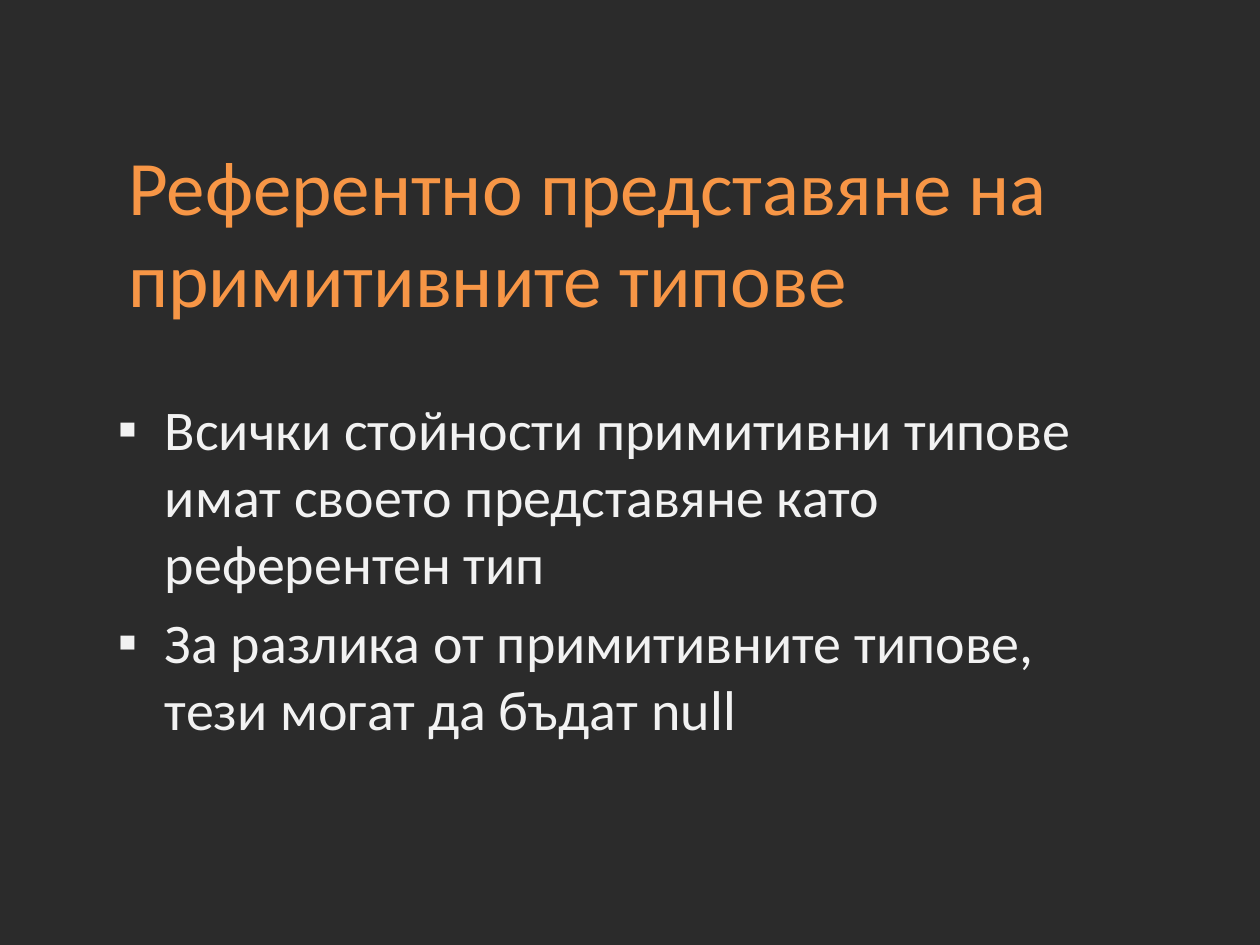
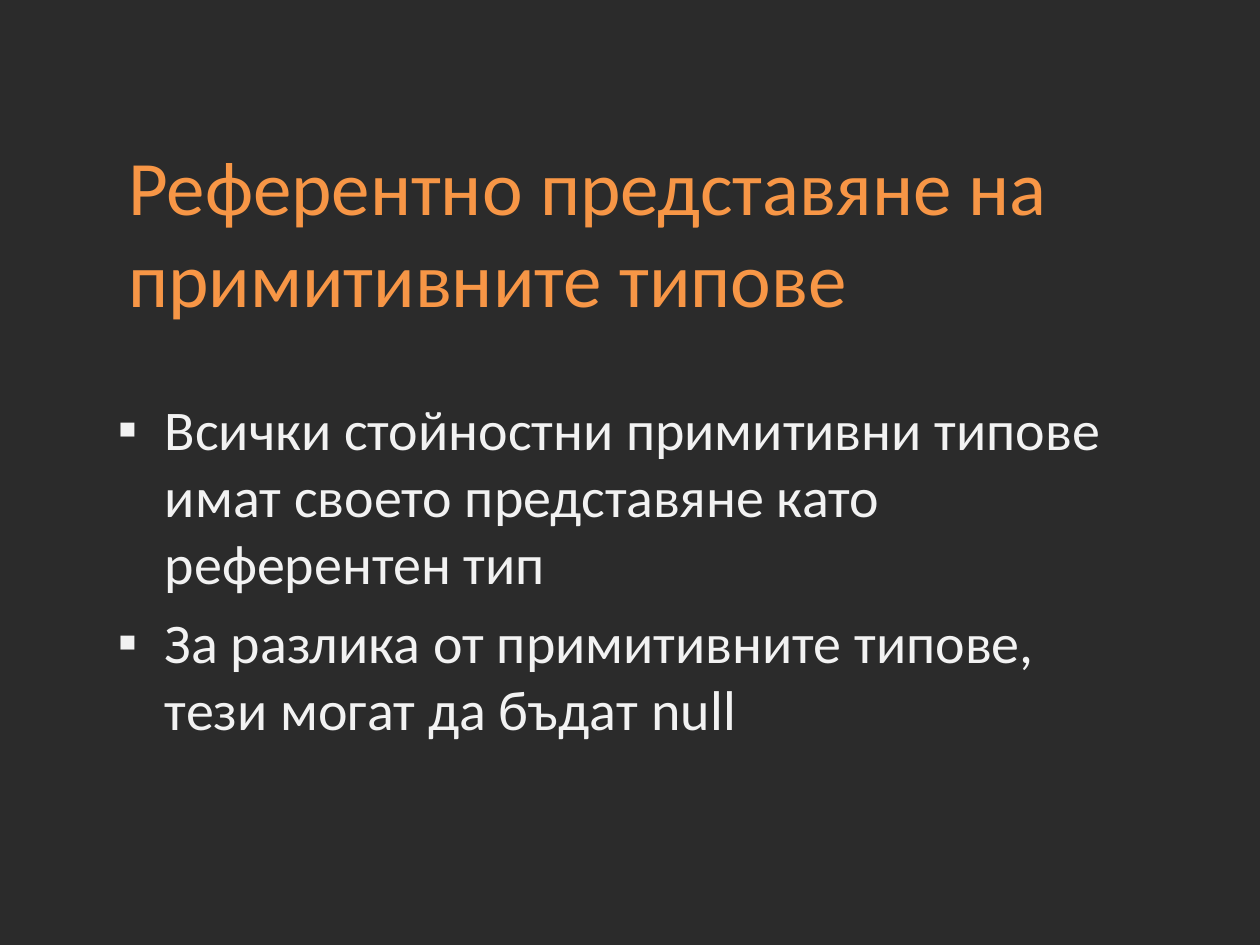
Before and after one commit to Academy-Soft-Intellect/Java-Course, a slide deck: slide 15 of 02-JAVA-Basics.pptx. Drawn at 1260x945 pixels with LibreOffice and Linux fonts; fonts in the diff are those of the drawing; background and template pictures are left out; a plain dark background stands for a picture behind light text. Boxes give left, top, right and bottom in pixels: in the first picture for what was removed or moved away, otherwise in the second. Text is boxed around its words. In the diff, an @@ line names an element or a change of style, - is before the commit and + after.

```diff
--- a/02-JAVA-Basics.pptx
+++ b/02-JAVA-Basics.pptx
@@ text at (165, 412, 1100, 593): text changed @@
-▪ Всички стойности примитивни типове имат своето представяне като референтен тип
+▪ Всички стойностни примитивни типове имат своето представяне като референтен тип
```
Also in this commit, not shown: 4 other slides changed, 1 other file.
